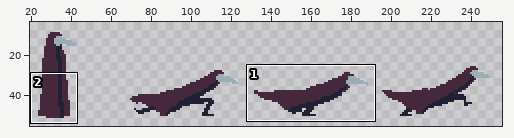
Two versions of one sprite sheet, data/sprites/bird.png. The first picture is a wide view before the edit; the outline marks the close-up.
Close-up. Before the commit:
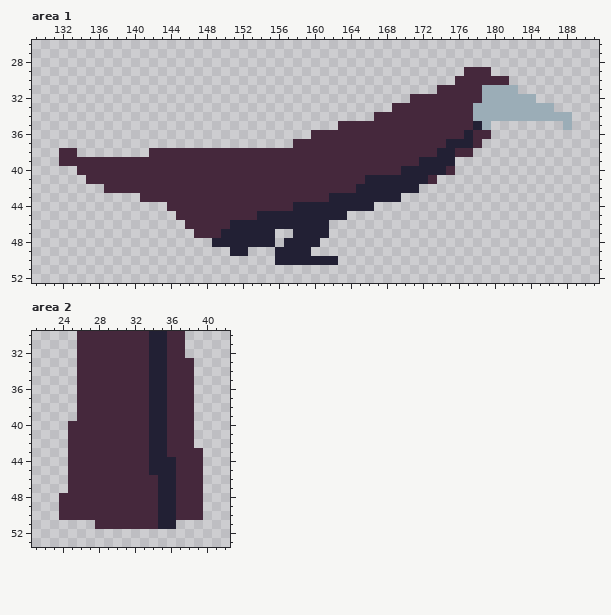
The file is 256x64 pixels. Shown: area 1: x 129..191, y 26..52; area 2: x 21..42, y 30..53. The old version is drawn lined up with the new one, on the new canvas. The wide view leaves out empty margins. The commit also changed other parts of the picture, which this record leaves out.
And afterwards:
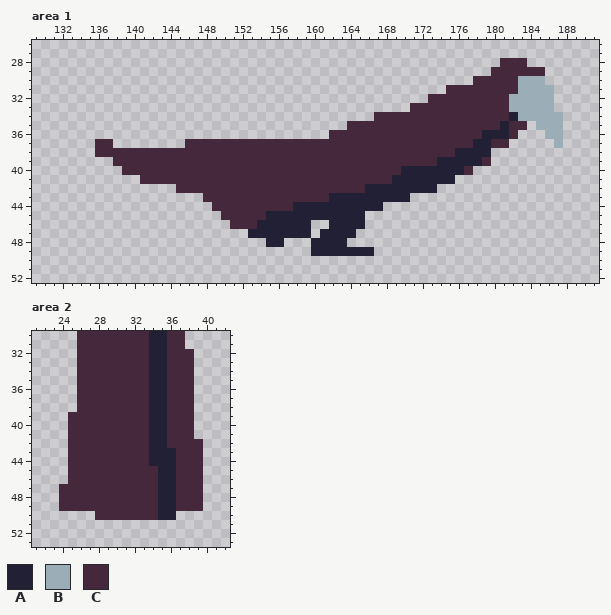
Palette (. is transparent): A #222034  B #9badb7  C #45283c
What changed:
canvas 256x64 -> 264x66, the old top-left corner now at 1,2
Area 1:
Colour A now appears in row 35 at x 181; in row 36 at x 180 to 181; in row 37 at x 179; in row 38 at x 178 to 179; in row 39 at x 176 to 178; in row 40 at x 176.
Colour A now appears in row 41 at x 174 to 175; in row 42 at x 172 to 173; in row 43 at x 170; in row 44 at x 167; in row 45 at x 164 to 165; in row 46 at x 162 to 165.
Colour A now appears in row 47 at x 156 to 157 and 162 to 164; in row 48 at x 156 and 161 to 163; in row 49 at x 160 to 166.
The author changed colour B to colour A in row 34 at x 182.
The author changed colour C to colour A in row 36 at x 179; in row 37 at x 178; in row 38 at x 176 to 177; in row 40 at x 175; in row 41 at x 173.
Colour B now appears in row 30 at x 183 to 185; in row 31 at x 183 to 186; in row 32 at x 185 to 186; in row 35 at x 185 to 187; in row 36 at x 186 to 187; in row 37 at x 187.
Colour C now appears in row 28 at x 181 to 183; in row 29 at x 180 to 185; in row 30 at x 182; in row 35 at x 180 and 182 to 183; in row 36 at x 182; in row 37 at x 136 to 137, 146 to 157 and 180 to 181.
Colour C now appears in row 38 at x 136 to 141; in row 39 at x 179; in row 40 at x 177.
The author changed colour A to colour C in row 35 at x 178; in row 36 at x 177; in row 37 at x 175 to 177; in row 38 at x 174 to 175; in row 39 at x 172 to 173; in row 41 at x 166 to 168.
The author changed colour A to colour C in row 42 at x 165; in row 45 at x 154; in row 46 at x 151 to 153.
The author changed colour B to colour C in row 31 at x 179 to 182; in row 32 at x 179 to 181; in rows 33 to 34 at x 178 to 181; in row 35 at x 179.
Colour A is gone in row 46 at x 160 to 161; in row 47 at x 150 to 152 and 160; in row 48 at x 149 to 154 and 157 to 159; in row 49 at x 151 to 152 and 156 to 159; in row 50 at x 156 to 162.
Colour B is gone in rows 34 to 35 at x 188.
Colour C is gone in row 29 at x 177 to 179; in row 30 at x 176 to 177; in row 31 at x 174; in row 32 at x 171 to 172; in row 33 at x 169 to 170; in row 35 at x 163.
Colour C is gone in row 36 at x 160 to 161; in row 38 at x 132 to 133; in row 39 at x 132 to 137; in row 40 at x 134 to 138; in row 41 at x 135 to 140; in row 42 at x 137 to 144.
Colour C is gone in row 43 at x 141 to 147; in row 44 at x 144 to 148; in row 45 at x 145 to 149; in row 46 at x 146 to 150; in row 47 at x 147 to 149.
Area 2:
The author changed colour C to colour A in row 43 at x 36.
Colour C now appears in row 32 at x 38; in row 39 at x 25; in row 42 at x 39; in row 47 at x 24.
The author changed colour A to colour C in row 45 at x 34.
Colour A is gone in row 51 at x 35 to 36.
Colour C is gone in row 50 at x 24 to 27 and 37 to 39; in row 51 at x 28 to 34.
Changed places in both close-ups, as pixel boxes (x1, y1, x2, y2):
changed: (59, 58, 572, 265)
added: (185, 349, 194, 358)
added: (68, 412, 77, 421)
changed: (59, 439, 203, 529)
